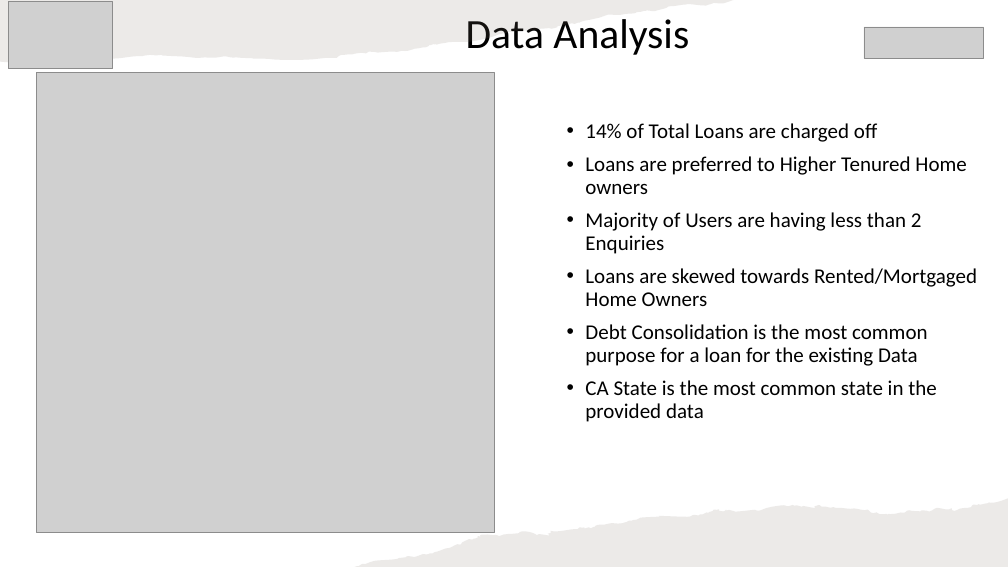
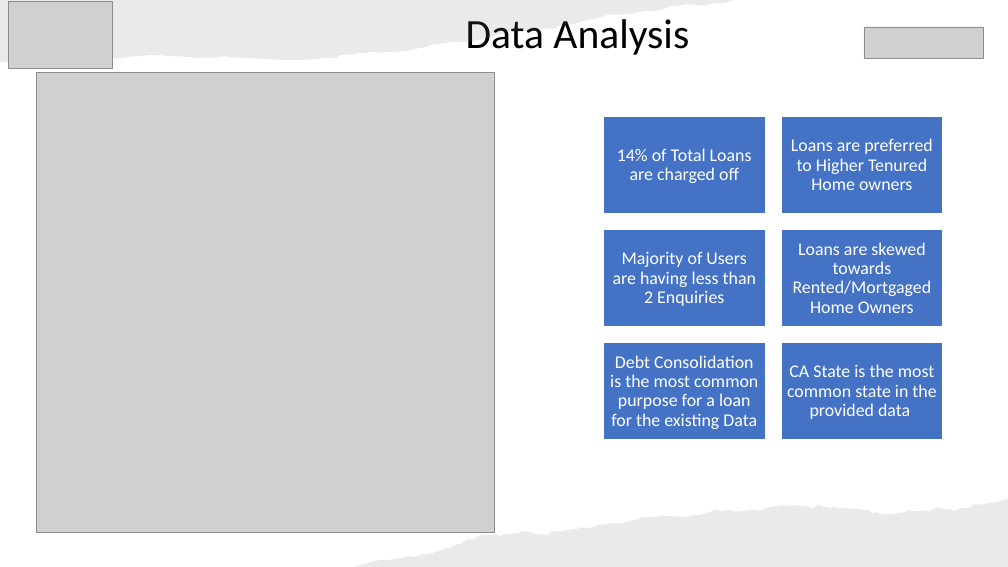
Before and after one commit to rramchan12/Lending-Club-EDA-CaseStudy, a slide deck: slide 5 of LendingClubCaseStudy.pptx. Drawn at 1008x567 pixels with LibreOffice and Linux fonts; fonts in the diff are those of the drawing; grey boxes stand for pictures; background and template pictures are left out. Boxes give left, top, right and bottom in pixels: in the first picture for what was removed or moved away, otherwise in the second. Text is boxed around its words. In the diff, an @@ line names an element or a change of style, - is before the commit and + after.

```diff
--- a/LendingClubCaseStudy.pptx
+++ b/LendingClubCaseStudy.pptx
@@ text removed at [585, 123, 977, 422] @@
-• 14% of Total Loans are charged off
-• Loans are preferred to Higher Tenured Home owners
-• Majority of Users are having less than 2 Enquiries
-• Loans are skewed towards Rented/Mortgaged Home Owners
-• Debt Consolidation is the most common purpose for a loan for the existing Data
-• CA State is the most common state in the provided data
@@ group added at [603, 117, 943, 440]: 6 rectangles, 6 texts @@
+14% of Total Loans are charged off
+Loans are preferred to Higher Tenured Home owners
+Majority of Users are having less than 2 Enquiries
+Loans are skewed towards Rented/Mortgaged Home Owners
+Debt Consolidation is the most common purpose for a loan for the existing Data
+CA State is the most common state in the provided data
```
Also in this commit, not shown: 3 other slides changed, 1 other file.
